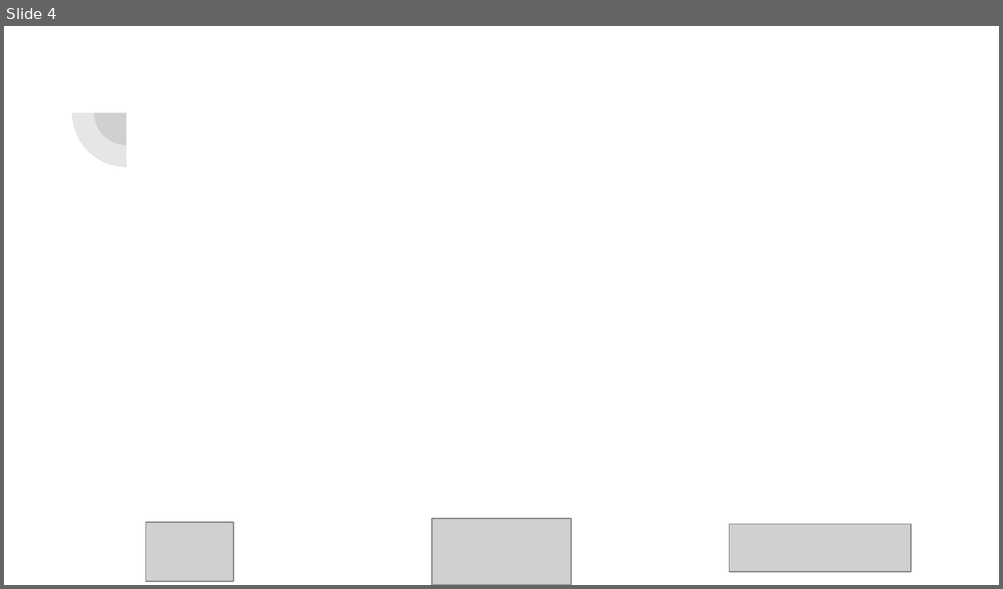
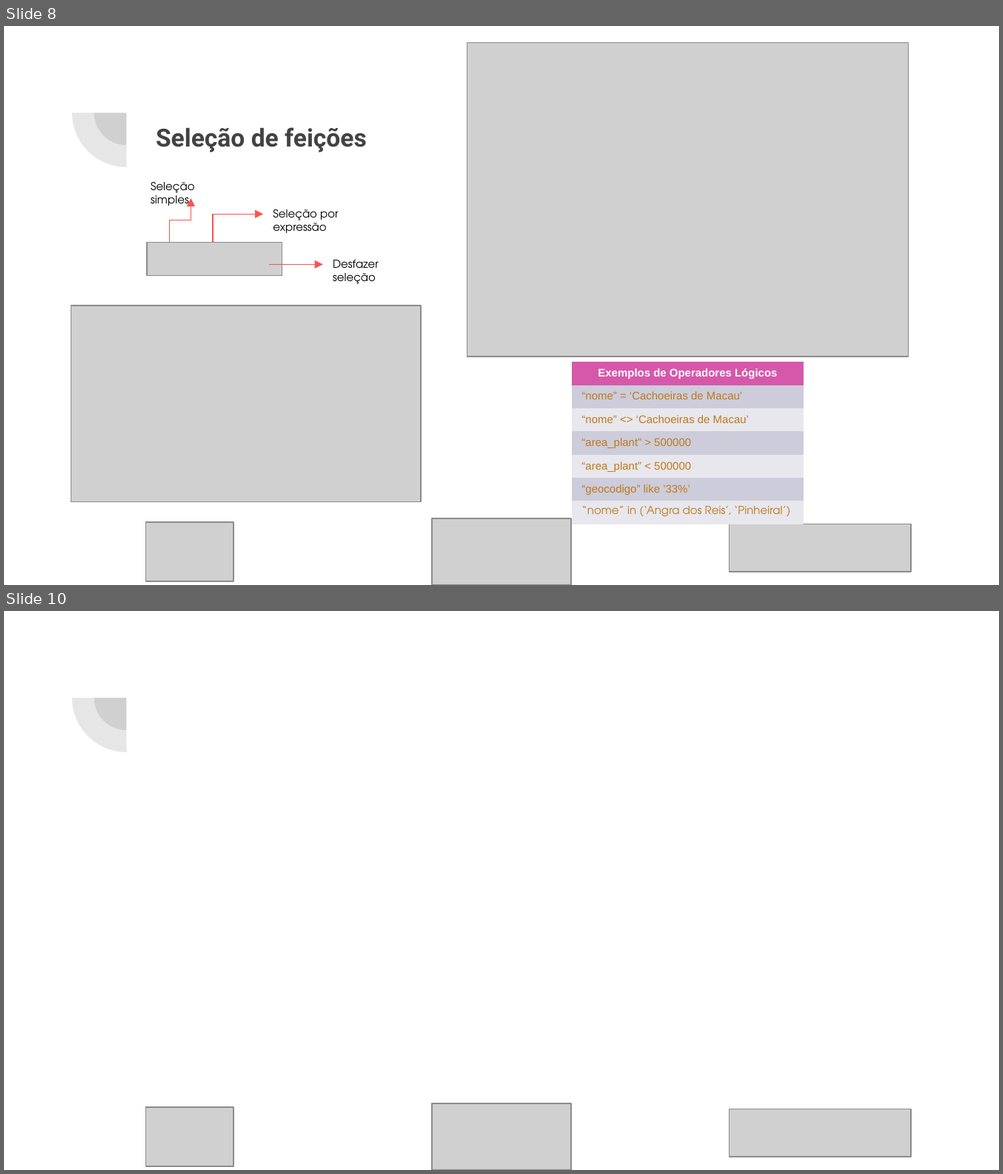
Before and after one commit to thsdornelas/curso_qgis, a slide deck: slides/Curso_QGIS.pptx. Shown one above the other, each under a label of ours: slide 4 before the commit, slides 8 and 10 after it; the slides between them are not shown. The pictures are 1003x589 and 1003x1174 pixels, drawn with LibreOffice and Linux fonts; fonts in the diff are those of the drawing; grey boxes stand for pictures. Boxes give left, top, right and bottom in pixels: in the first picture for what was removed or moved away, otherwise in the second. Text is boxed around its words. In the diff, an @@ line names an element or a change of style, - is before the commit and + after.

```diff
--- a/slides/Curso_QGIS.pptx
+++ b/slides/Curso_QGIS.pptx
@@ slide 8 added at bbox=[4, 26, 999, 585], background #FFFFFF; not listed: 2 template elements that a slide beside it also shows @@
@@ picture added at bbox=[467, 43, 908, 358] @@
@@ title added at bbox=[156, 127, 367, 153], 18 pt, text #424242, bold @@
+Seleção de feições
@@ text added at bbox=[151, 181, 195, 207], 8 pt, text #000000 @@
+Seleção simples
@@ elbow arrow added from (169, 243) to (191, 198), #FB5552 0.75 pt @@
@@ elbow arrow added from (213, 243) to (264, 214), #FB5552 0.75 pt @@
@@ text added at bbox=[273, 210, 338, 233], 8 pt, text #000000 @@
+Seleção por expressão
@@ picture added at bbox=[148, 243, 282, 275] @@
@@ arrow added from (269, 265) to (323, 265), #FB5552 0.75 pt @@
@@ text added at bbox=[333, 260, 378, 284], 8 pt, text #000000 @@
+Desfazer seleção
@@ picture added at bbox=[71, 306, 420, 503] @@
@@ table added at bbox=[572, 362, 804, 524], 7 rows, 1 columns @@
+Exemplos de Operadores Lógicos
+“nome” = ‘Cachoeiras de Macau’
+“nome” <> ‘Cachoeiras de Macau’
+“area_plant” > 500000
+“area_plant” < 500000
+“geocodigo” like ’33%’
+“nome” in (‘Angra dos Reis’, ‘Pinheiral’)
@@ picture added at bbox=[146, 523, 233, 581] @@
@@ picture added at bbox=[432, 520, 571, 585] @@
@@ picture added at bbox=[729, 524, 911, 572] @@
@@ what was slide 4 is now slide 10 @@
```
Also in this commit, not shown: 2 slides changed, 8 other slides added, 13 other files.
